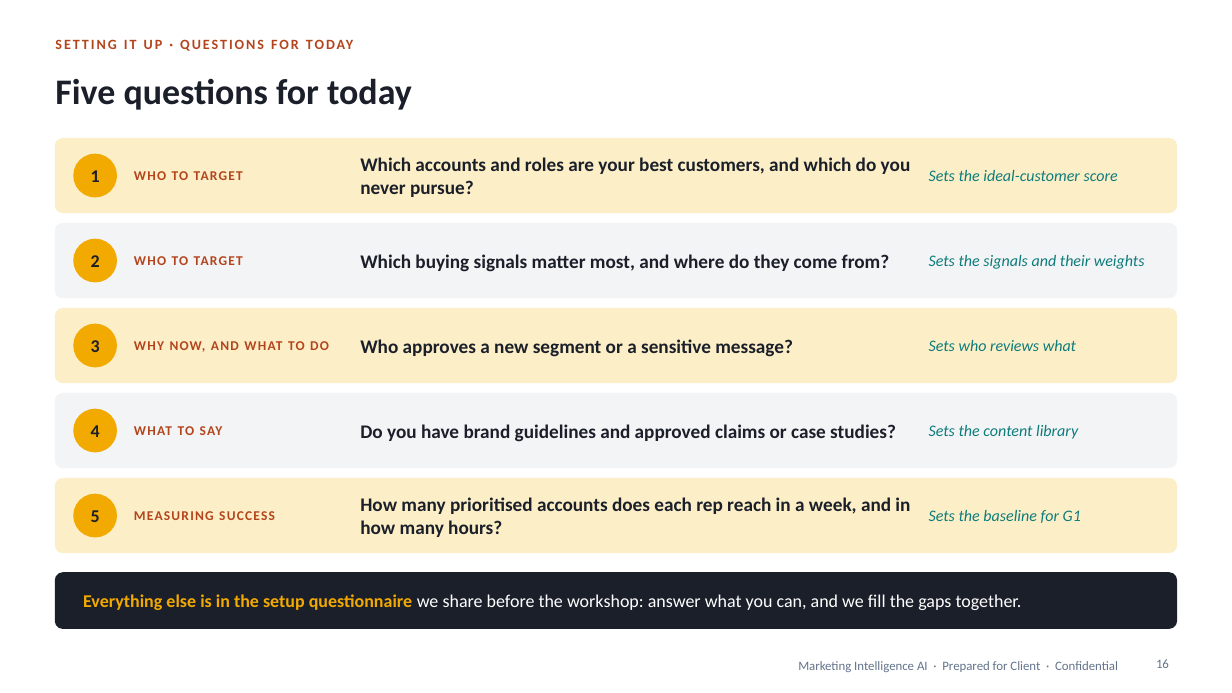
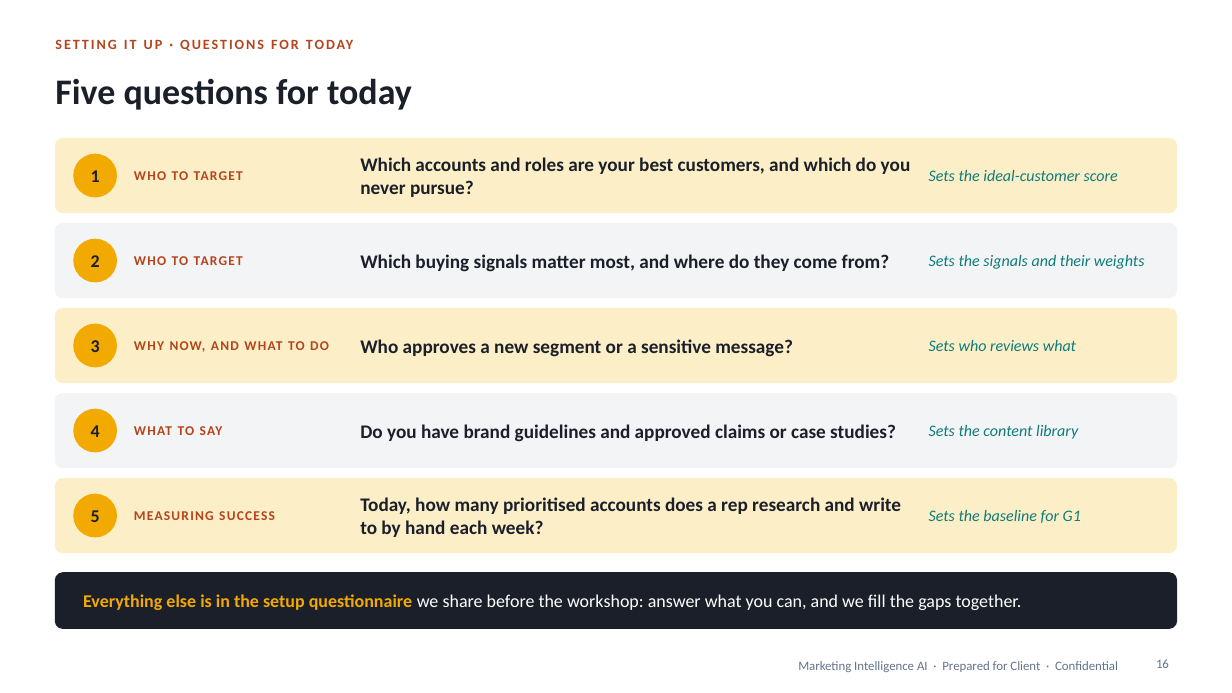
Before and after one commit to shantanusharma-commits/Demand-AI---POC, a slide deck: slide 16 of proposal/Marketing_Intelligence_AI_Pilot_Proposal.pptx. Drawn at 1232x693 pixels with LibreOffice and Linux fonts; fonts in the diff are those of the drawing. Boxes give left, top, right and bottom in pixels: in the first picture for what was removed or moved away, otherwise in the second. Text is boxed around its words. In the diff, an @@ line names an element or a change of style, - is before the commit and + after.

```diff
--- a/proposal/Marketing_Intelligence_AI_Pilot_Proposal.pptx
+++ b/proposal/Marketing_Intelligence_AI_Pilot_Proposal.pptx
@@ text at bbox=[360, 497, 901, 537]: text changed @@
-How many prioritised accounts does each rep reach in a week, and in how many hours?
+Today, how many prioritised accounts does a rep research and write to by hand each week?
```
Also in this commit, not shown: 5 other slides changed, 3 other files.
